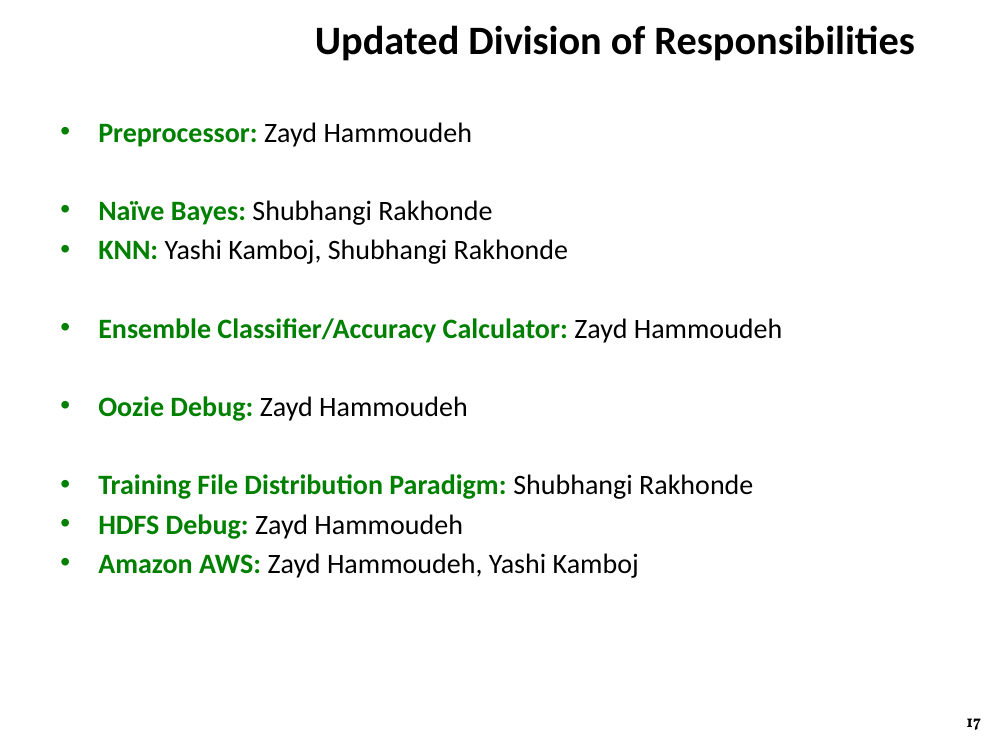
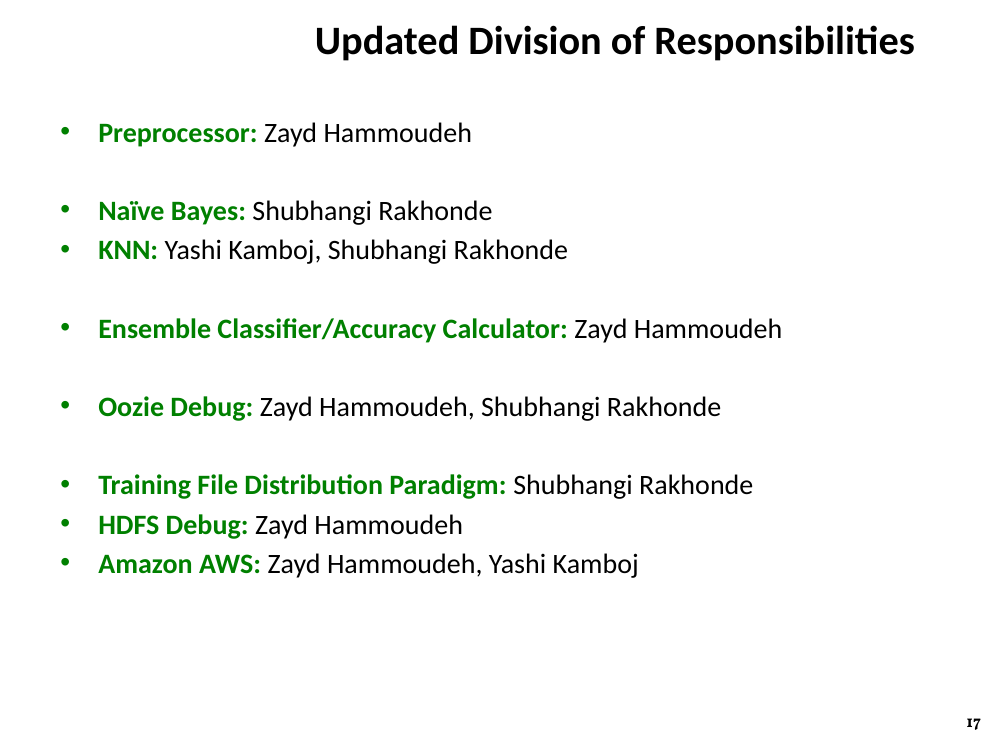
Before and after one commit to ZaydH/CS286_Project, a slide deck: slide 17 of Presentation/CS286 - Ensemble Classifier on AWS.pptx. Drawn at 1008x756 pixels with LibreOffice and Linux fonts; fonts in the diff are those of the drawing; background and template pictures are left out. Boxes give left, top, right and bottom in pixels: in the first picture for what was removed or moved away, otherwise in the second. Text is boxed around its words. In the diff, an @@ line names an element or a change of style, - is before the commit and + after.

Commit message:
Updates to the slides including adding both Bernoulli and Multinomial NB. Updates to the list of references in the presentation. Mentioning explicitly the use of maven for the preprocessor. Mentioning the use of strategy pattern for Bernoulli and Multinomial NB. Updating the Oozie workflow to include both Bernoulli and Multinomail NB.

```diff
--- a/Presentation/CS286 - Ensemble Classifier on AWS.pptx
+++ b/Presentation/CS286 - Ensemble Classifier on AWS.pptx
@@ text at bbox=[98, 396, 721, 421]: text changed @@
-• Oozie Debug: Zayd Hammoudeh
+• Oozie Debug: Zayd Hammoudeh, Shubhangi Rakhonde
```
Also in this commit, not shown: 5 other slides changed, 1 other file.
